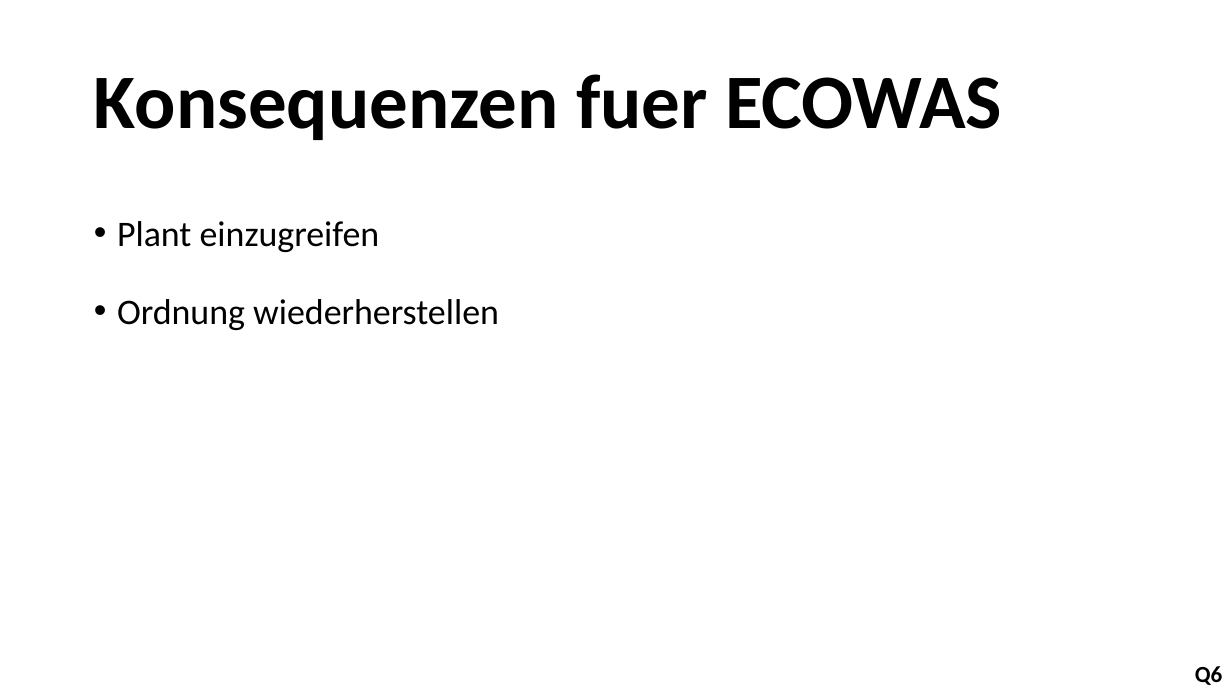
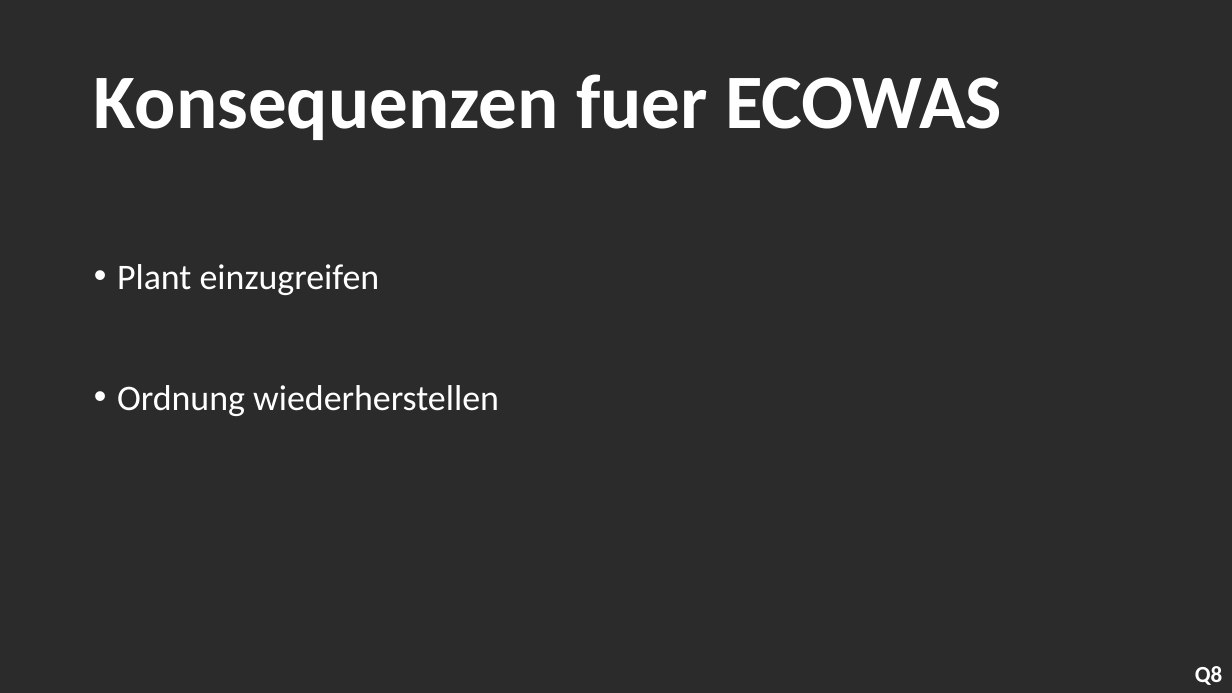
Before and after one commit to AH1M1-Org/School, a slide deck: slide 13 of Gesellschaftslehre/001_Gesellschaftlehre_Wochenbericht.pptx (slide 11 before the commit). Drawn at 1232x693 pixels with LibreOffice and Linux fonts; fonts in the diff are those of the drawing; background and template pictures are left out; a plain dark background stands for a picture behind light text. Boxes give left, top, right and bottom in pixels: in the first picture for what was removed or moved away, otherwise in the second. Text is boxed around its words. In the diff, an @@ line names an element or a change of style, - is before the commit and + after.

```diff
--- a/Gesellschaftslehre/001_Gesellschaftlehre_Wochenbericht.pptx
+++ b/Gesellschaftslehre/001_Gesellschaftlehre_Wochenbericht.pptx
@@ background #FFFFFF to picture (left out) @@
@@ title "Konsequenzen fuer ECOWAS" at (94,74,1002,140): text colour #000000 to #FFFFFF @@
@@ text "Plant einzugreifen" at (117,264,499,416): text colour #000000 to #FFFFFF; line spacing 1.5 to 2.5 @@
@@ text at (1195,666,1223,685): text changed; text colour #000000 to #FFFFFF @@
-Q6
+Q8
```
Also in this commit, not shown: 6 other slides changed, 5 slides added, 3 slides removed.
